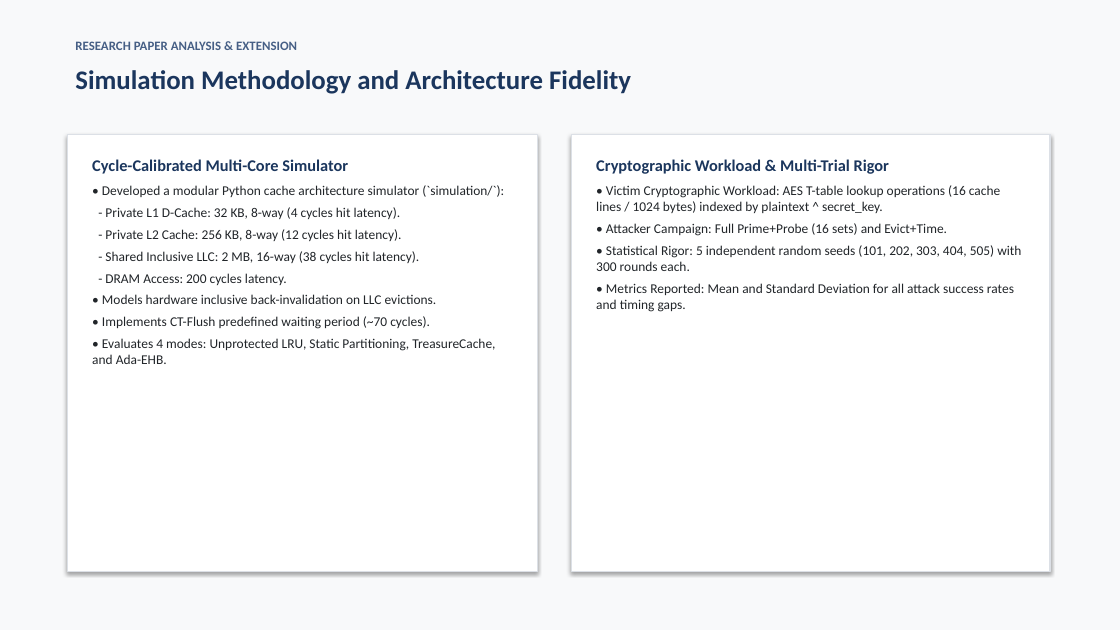
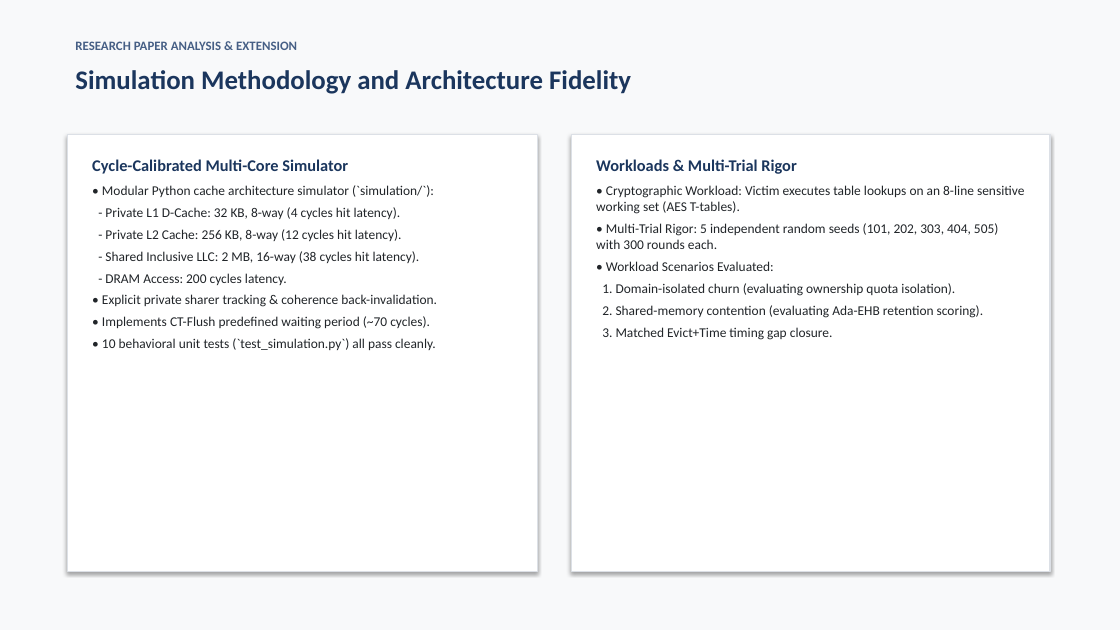
Before and after one commit to Sripadh16/IS-project, a slide deck: slide 10 of TreasureCache_Presentation.pptx. Drawn at 1120x630 pixels with LibreOffice and Linux fonts; fonts in the diff are those of the drawing. Boxes give left, top, right and bottom in pixels: in the first picture for what was removed or moved away, otherwise in the second. Text is boxed around its words. In the diff, an @@ line names an element or a change of style, - is before the commit and + after.

Commit message:
Regenerate presentation, report, video guide, and submission package with 100% consistency

```diff
--- a/TreasureCache_Presentation.pptx
+++ b/TreasureCache_Presentation.pptx
@@ text at bbox=[596, 159, 1024, 340]: text changed @@
-Cryptographic Workload & Multi-Trial Rigor
-• Victim Cryptographic Workload: AES T-table lookup operations (16 cache lines / 1024 bytes) indexed by plaintext ^ secret_key.
-• Attacker Campaign: Full Prime+Probe (16 sets) and Evict+Time.
-• Statistical Rigor: 5 independent random seeds (101, 202, 303, 404, 505) with 300 rounds each.
-• Metrics Reported: Mean and Standard Deviation for all attack success rates and timing gaps.
+Workloads & Multi-Trial Rigor
+• Cryptographic Workload: Victim executes table lookups on an 8-line sensitive working set (AES T-tables).
+• Multi-Trial Rigor: 5 independent random seeds (101, 202, 303, 404, 505) with 300 rounds each.
+• Workload Scenarios Evaluated:
+1. Domain-isolated churn (evaluating ownership quota isolation).
+2. Shared-memory contention (evaluating Ada-EHB retention scoring).
+3. Matched Evict+Time timing gap closure.
@@ text at bbox=[102, 185, 434, 197]: text changed @@
-• Developed a modular Python cache architecture simulator (`simulation/`):
+• Modular Python cache architecture simulator (`simulation/`):
@@ text at bbox=[102, 294, 437, 307]: text changed @@
-• Models hardware inclusive back-invalidation on LLC evictions.
+• Explicit private sharer tracking & coherence back-invalidation.
@@ text at bbox=[102, 338, 436, 350]: text changed @@
-• Evaluates 4 modes: Unprotected LRU, Static Partitioning, TreasureCache, and Ada-EHB.
+• 10 behavioral unit tests (`test_simulation.py`) all pass cleanly.
```
Also in this commit, not shown: 5 other slides changed, 2 slides added, 2 slides removed, 11 other files.
